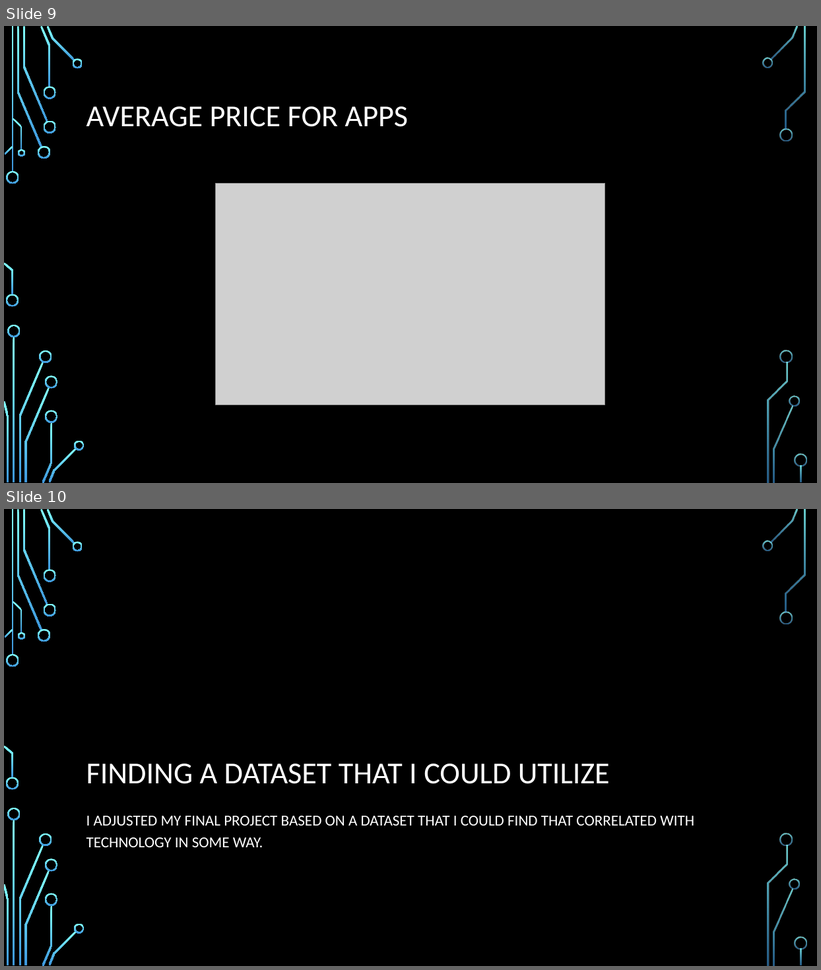
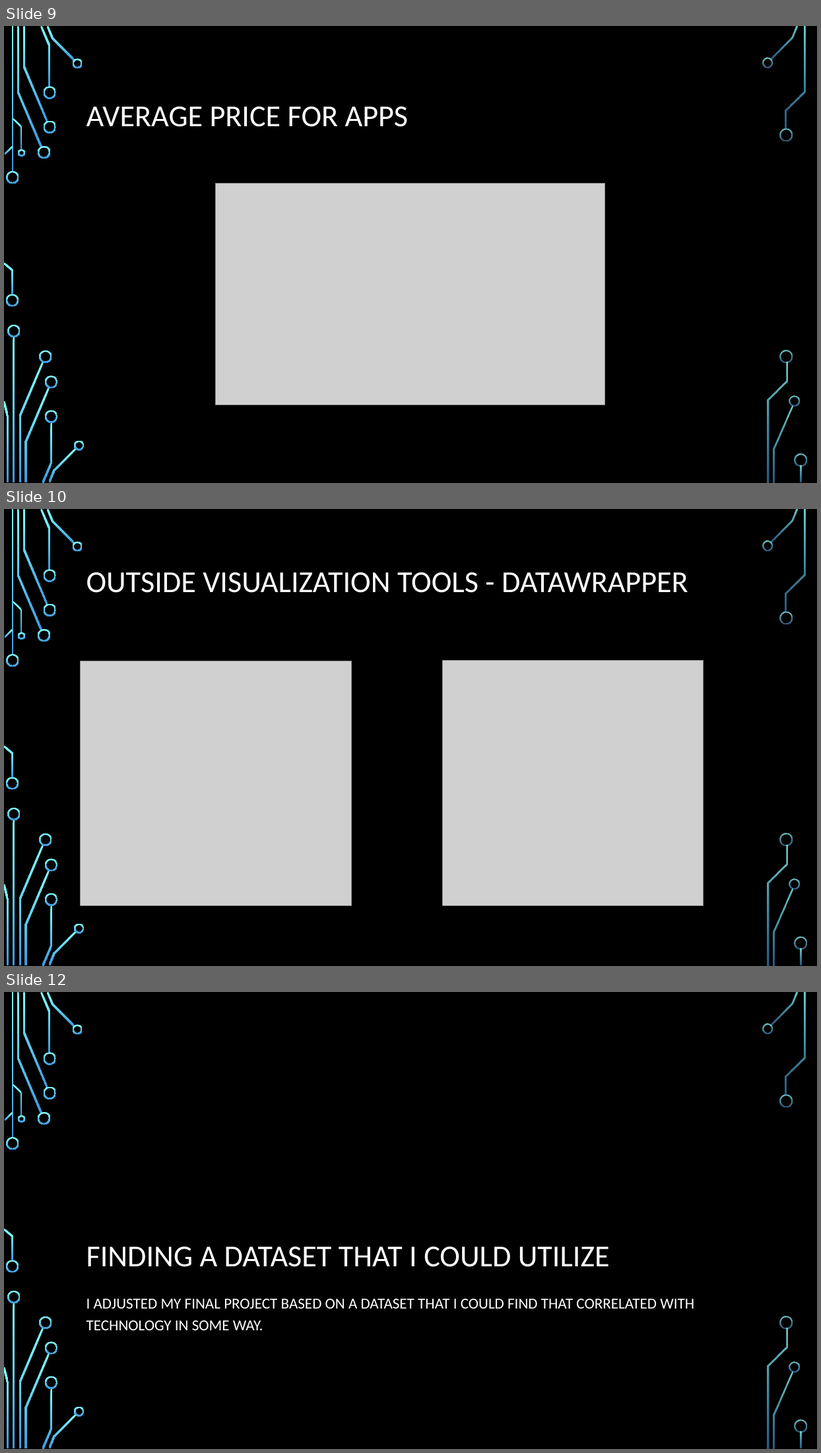
Before and after one commit to EmpressBelless/AppleDataSet, a slide deck: AppleApps2017.pptx. Shown one above the other, each under a label of ours: slides 9 and 10 before the commit, slides 9, 10 and 12 after it; the slides between them are not shown. The pictures are 821x970 and 821x1453 pixels, drawn with LibreOffice and Linux fonts; fonts in the diff are those of the drawing; grey boxes stand for pictures; background and template pictures are left out. Boxes give left, top, right and bottom in pixels: in the first picture for what was removed or moved away, otherwise in the second. Text is boxed around its words. In the diff, an @@ line names an element or a change of style, - is before the commit and + after.

```diff
--- a/AppleApps2017.pptx
+++ b/AppleApps2017.pptx
@@ slide 10 added at <box>4,509,817,966</box>, background picture (left out); not listed: 36 template elements that a slide beside it also shows @@
@@ title added at <box>86,572,688,593</box>, 36 pt, text #FFFFFF @@
+OUTSIDE VISUALIZATION TOOLS - DATAWRAPPER
@@ picture added at <box>81,661,352,906</box> @@
@@ picture added at <box>443,660,703,906</box> @@
@@ what was slide 10 is now slide 12 @@
```
Also in this commit, not shown: 1 other slide added, 4 other files.
